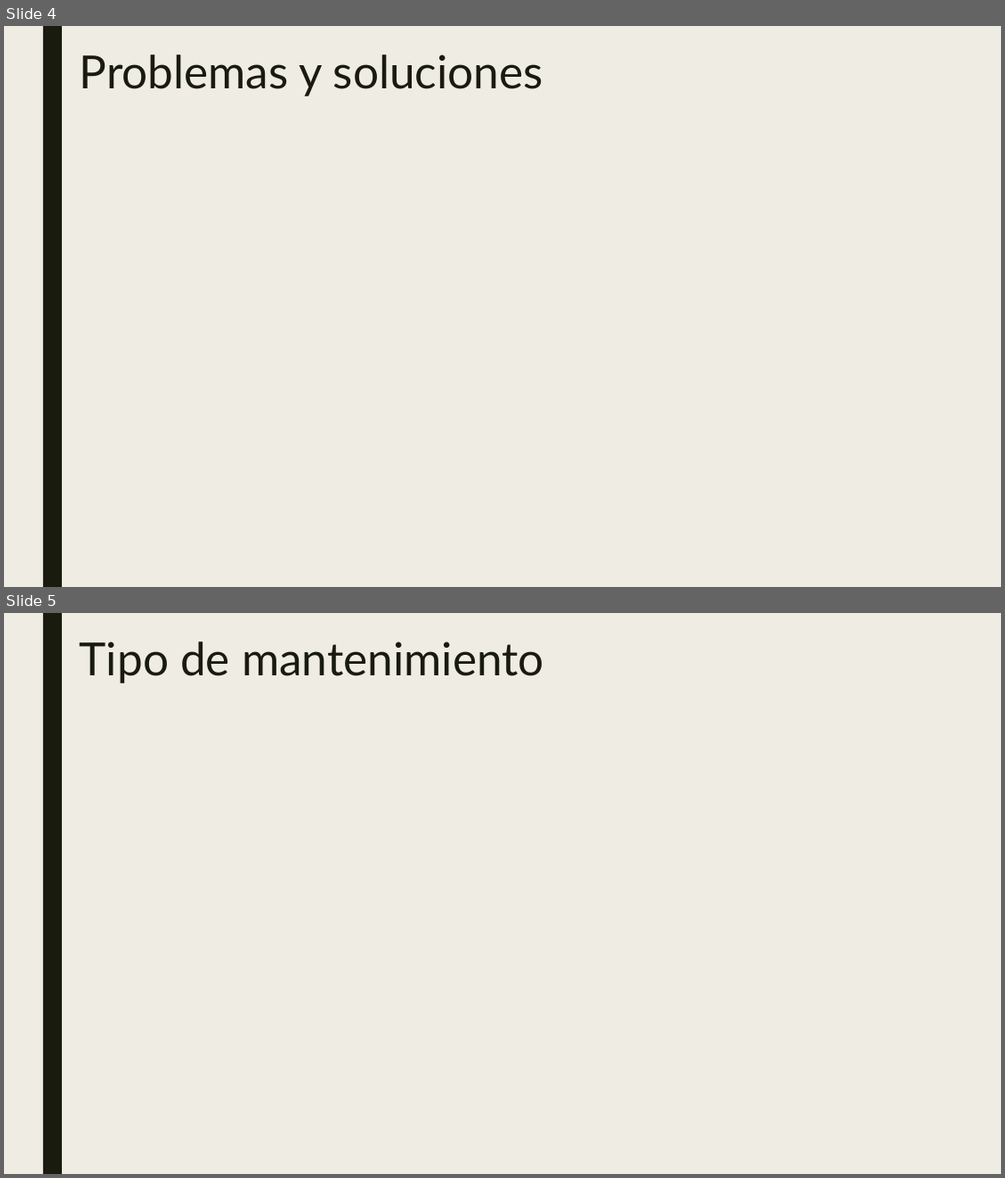
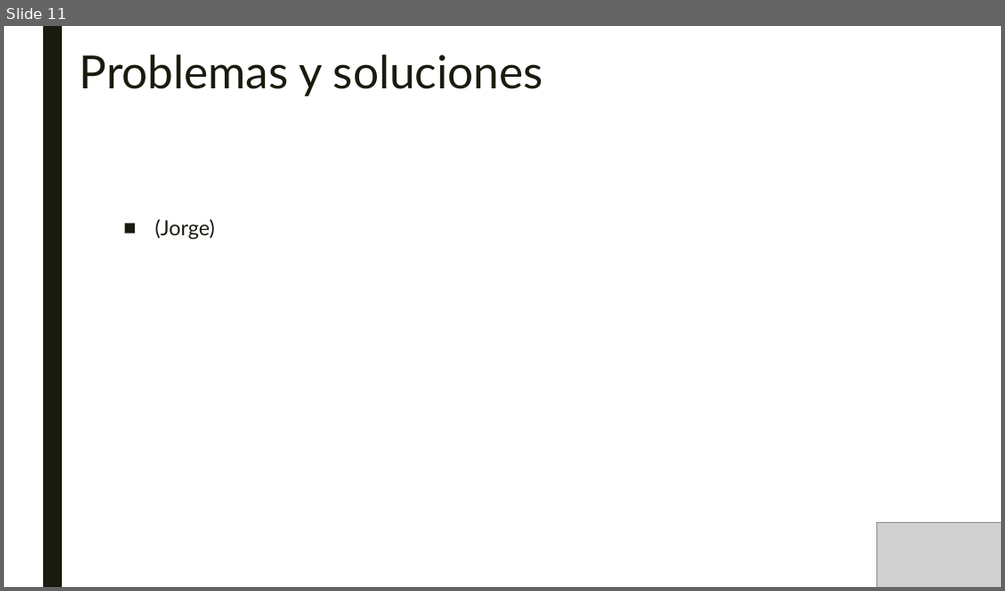
Before and after one commit to SombraJ/practicaAIS, a slide deck: Gestión de un proyecto Software.pptx. Shown one above the other, each under a label of ours: slides 4 and 5 before the commit, slide 11 after it. The pictures are 1005x1178 and 1005x591 pixels, drawn with LibreOffice and Linux fonts; fonts in the diff are those of the drawing; grey boxes stand for pictures. Boxes give left, top, right and bottom in pixels: in the first picture for what was removed or moved away, otherwise in the second. Text is boxed around its words. In the diff, an @@ line names an element or a change of style, - is before the commit and + after.

```diff
--- a/Gestión de un proyecto Software.pptx
+++ b/Gestión de un proyecto Software.pptx
@@ slide 5 removed at (4,613,1001,1174), background #EFEDE3; not listed: 1 template element that a slide beside it also shows @@
@@ title removed at (80,641,544,683) @@
-Tipo de mantenimiento
@@ what was slide 4 is now slide 11 @@
@@ slide 11 changed as well @@
@@ background #EFEDE3 to #FFFFFF @@
@@ text added at (155,219,215,240), 20 pt, text #191B0E @@
+■ (Jorge)
@@ picture added at (877,523,1001,587) @@
```
Also in this commit, not shown: 3 other slides changed, 12 slides added.
